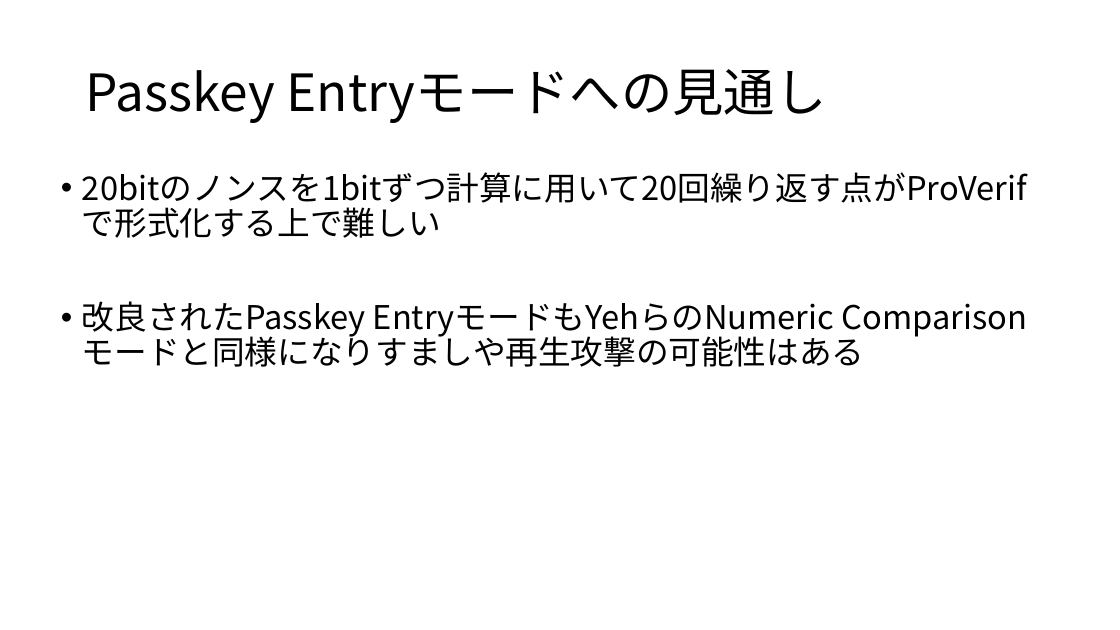
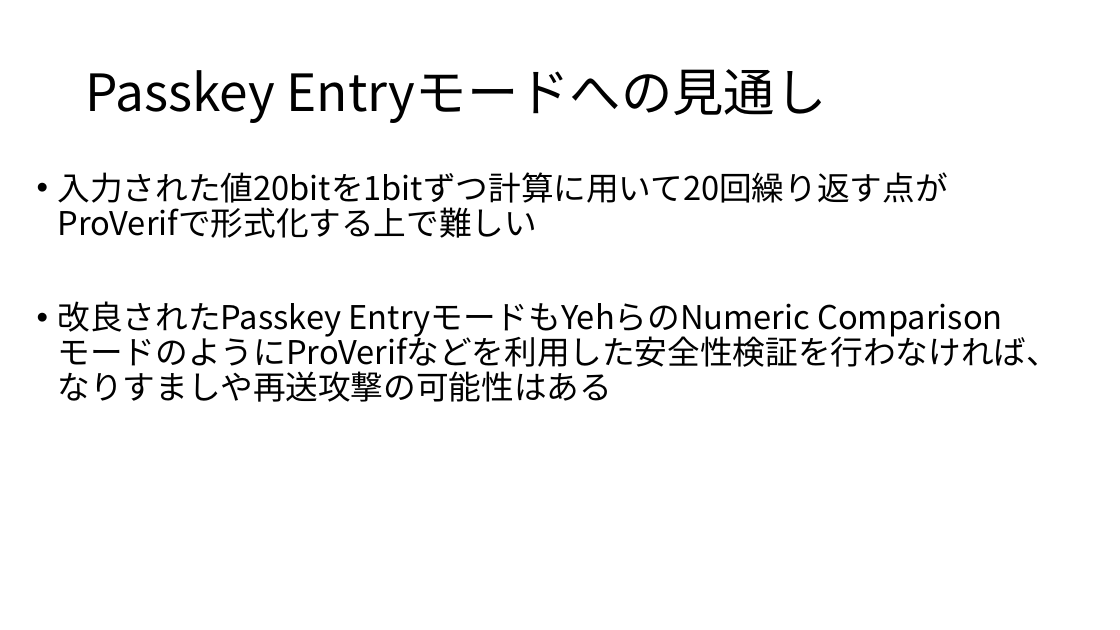
Before and after one commit to kyuto07/sotsuken, a slide deck: slide 16 of 発表資料_218K6023_河合悠斗.pptx. Drawn at 1120x630 pixels with LibreOffice and Linux fonts; fonts in the diff are those of the drawing. Boxes give left, top, right and bottom in pixels: in the first picture for what was removed or moved away, otherwise in the second. Text is boxed around its words. In the diff, an @@ line names an element or a change of style, - is before the commit and + after.

```diff
--- a/発表資料_218K6023_河合悠斗.pptx
+++ b/発表資料_218K6023_河合悠斗.pptx
@@ text at (x1=58, y1=172, x2=1059, y2=402): text changed @@
-• 20bitのノンスを1bitずつ計算に用いて20回繰り返す点がProVerifで形式化する上で難しい
-• 改良されたPasskey EntryモードもYehらのNumeric Comparisonモードと同様になりすましや再生攻撃の可能性はある
+• 入力された値20bitを1bitずつ計算に用いて20回繰り返す点がProVerifで形式化する上で難しい
+• 改良されたPasskey EntryモードもYehらのNumeric ComparisonモードのようにProVerifなどを利用した安全性検証を行わなければ、なりすましや再送攻撃の可能性はある
```
Also in this commit, not shown: 5 other slides changed, 1 slide added, 1 slide removed.
